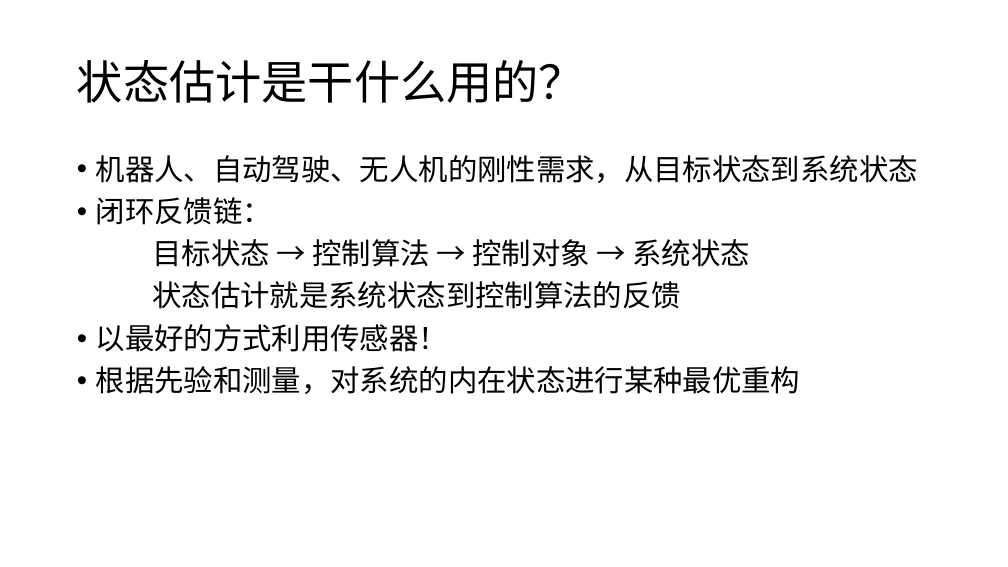
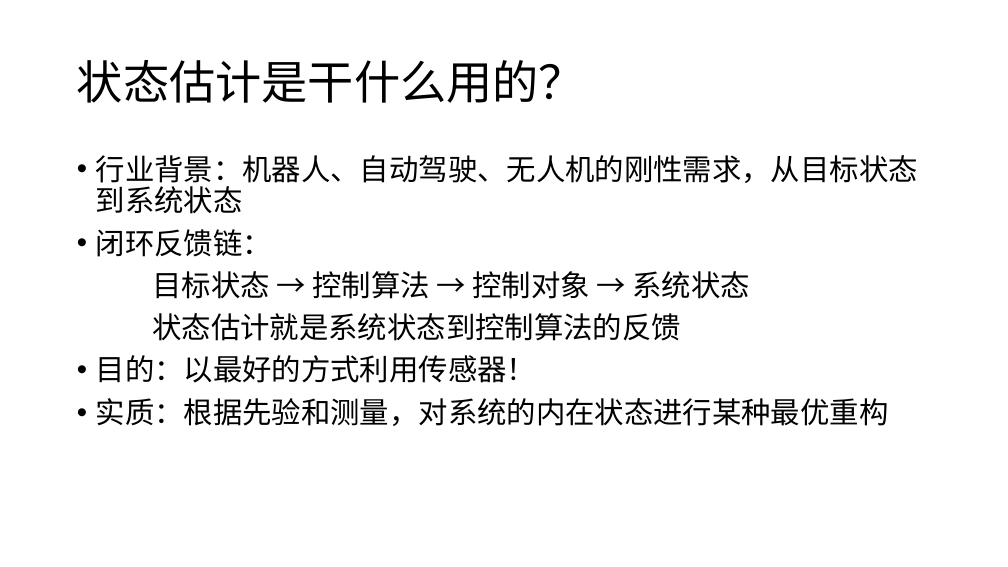
Before and after one commit to CR7dongfeng/State-Estimation, a slide deck: slide 3 of 问题检索清单.pptx. Drawn at 1008x567 pixels with LibreOffice and Linux fonts; fonts in the diff are those of the drawing. Boxes give left, top, right and bottom in pixels: in the first picture for what was removed or moved away, otherwise in the second. Text is boxed around its words. In the diff, an @@ line names an element or a change of style, - is before the commit and + after.

```diff
--- a/问题检索清单.pptx
+++ b/问题检索清单.pptx
@@ text at <box>96,155,918,214</box>: text changed @@
-• 机器人、自动驾驶、无人机的刚性需求，从目标状态到系统状态
+• 行业背景：机器人、自动驾驶、无人机的刚性需求，从目标状态到系统状态
@@ text at <box>96,355,889,426</box>: text changed @@
-• 以最好的方式利用传感器！
-• 根据先验和测量，对系统的内在状态进行某种最优重构
+• 目的：以最好的方式利用传感器！
+• 实质：根据先验和测量，对系统的内在状态进行某种最优重构
```
Also in this commit, not shown: 4 other slides changed, 6 slides added.
